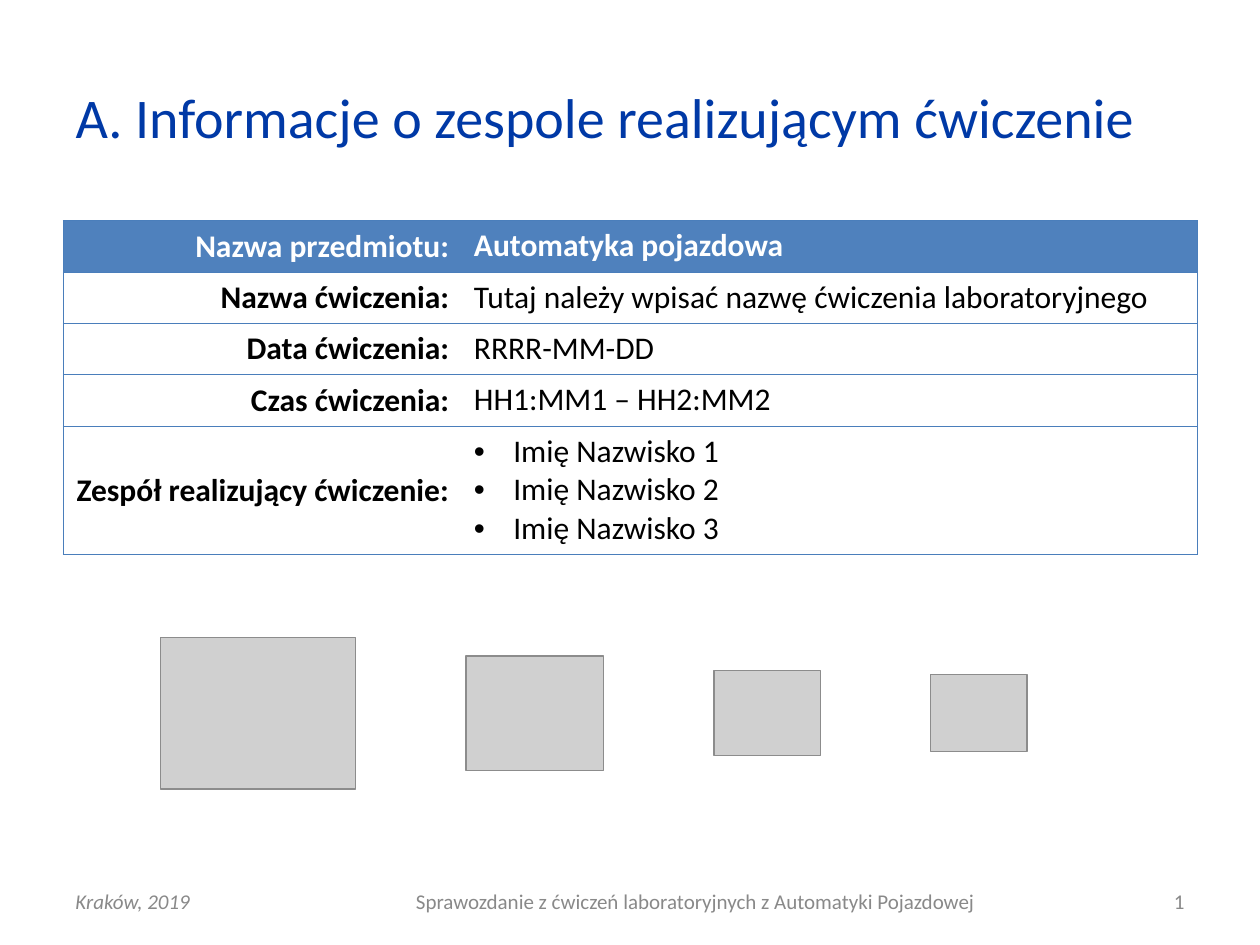
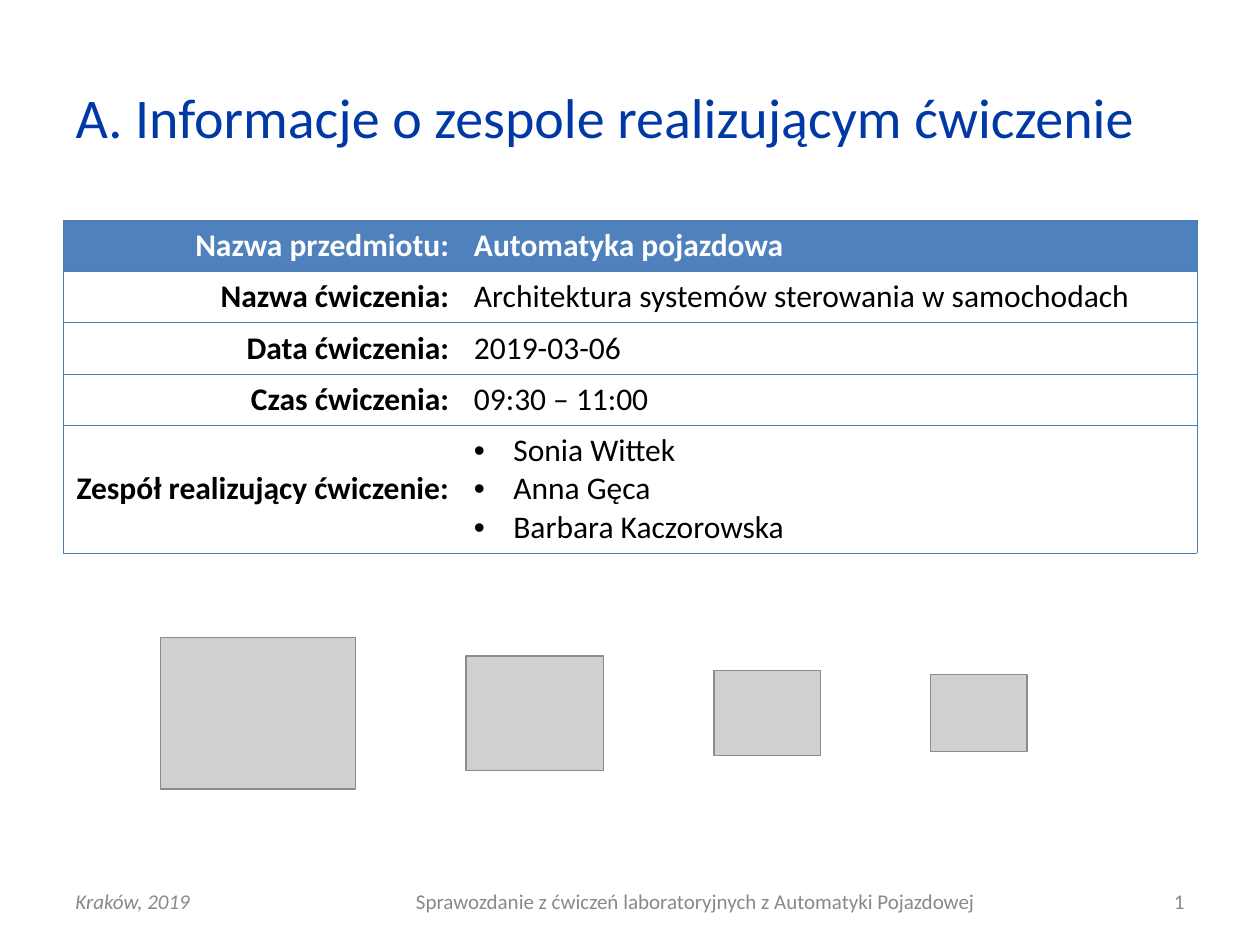
Before and after one commit to elfsonix/Automatyka-Pojazdowa, a slide deck: slide 1 of ananasy/AP_L04_20190306_0930_G03.ppt. Drawn at 1260x945 pixels with LibreOffice and Linux fonts; fonts in the diff are those of the drawing; grey boxes stand for pictures. Boxes give left, top, right and bottom in pixels: in the first picture for what was removed or moved away, otherwise in the second. Text is boxed around its words. In the diff, an @@ line names an element or a change of style, - is before the commit and + after.

Commit message:
1 slajd

```diff
--- a/ananasy/AP_L04_20190306_0930_G03.ppt
+++ b/ananasy/AP_L04_20190306_0930_G03.ppt
@@ table at box(63, 220, 1197, 551) @@
-row 2, column 2: Tutaj należy wpisać nazwę ćwiczenia laboratoryjnego
+row 2, column 2: Architektura systemów sterowania w samochodach
-row 3, column 2: RRRR-MM-DD
+row 3, column 2: 2019-03-06
-row 4, column 2: HH1:MM1 – HH2:MM2
+row 4, column 2: 09:30 – 11:00
-row 5, column 2: Imię Nazwisko 1 / Imię Nazwisko 2 / Imię Nazwisko 3
+row 5, column 2: Sonia Wittek / Anna Gęca / Barbara Kaczorowska
```
